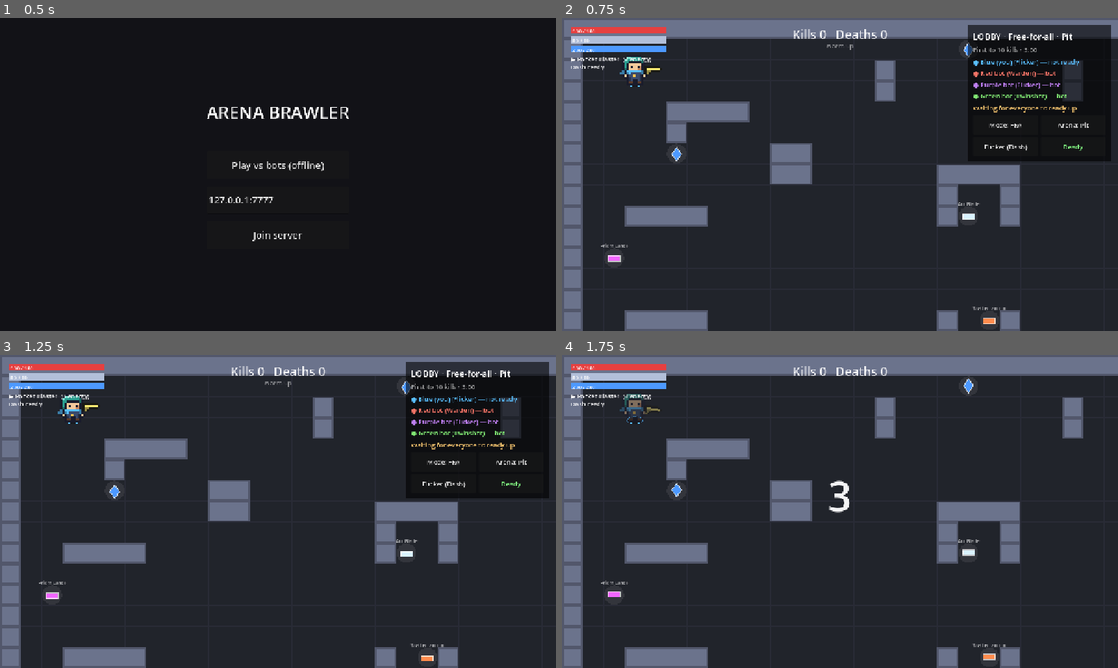
Above: before the commit, frames 1-4 (two rows, left to right).
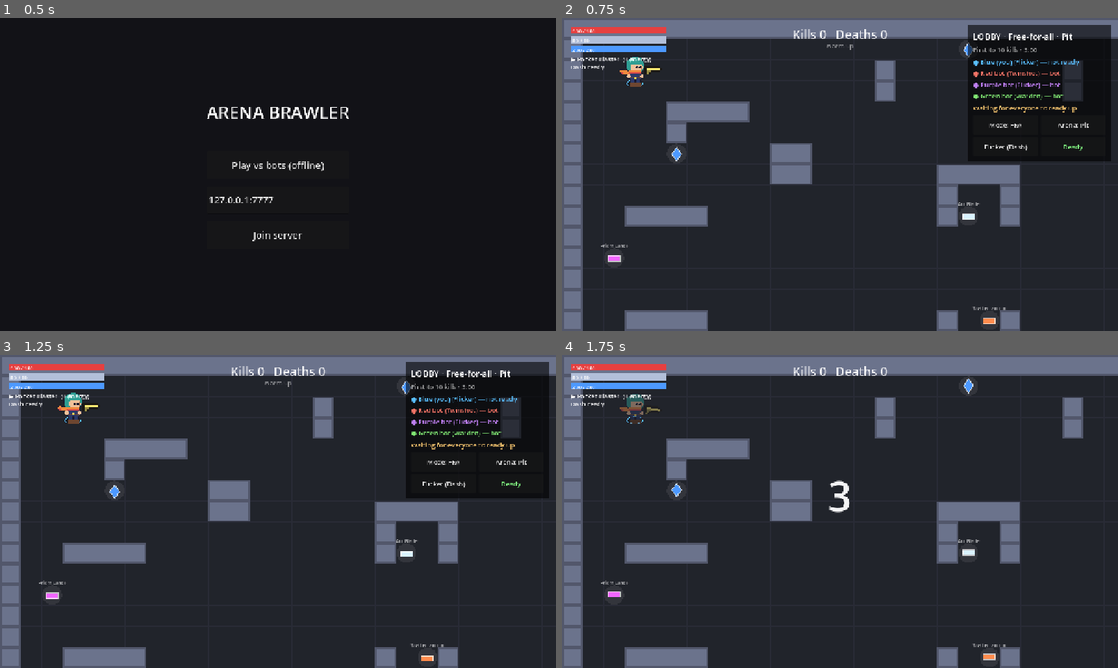
Above: after the commit, the same moments.

Repository: nathantau/arena-brawler
Game: Godot game, scene res://scenes/main.tscn
Same seed, same stepped clock (60 frames per second), same inputs: the game is played once before the commit and once after it.
Inputs:
- Up to frame 1 (0.5 s): no input
- Up to frame 2 (0.75 s): click "Play vs bots (offline)" at 0.5 s
- Up to frame 3 (1.25 s): no input
- Up to frame 4 (1.75 s): click "Ready" at 1.25 s

Frame 1 is identical in both runs. In frame 2, 0.4% of the frame differs, in the area x 10-91%, y 12-27%; in frame 3, 0.4%; in frame 4, 0.2%.

Commit message:
Pillow sprite generator: 64x64 character sheets as SpriteFrames
tools/sprites/generate.py (venv, Pillow 13.0.0) draws three original
characters from a shared 16-colour palette with an auto 1px outline:
4-frame idle bob + 2-frame hit flash per sheet in assets/sprites/.
CharacterData.sprite_sheet builds SpriteFrames for an AnimatedSprite2D
on the player (Nearest filtering). Also generates the app icon.

Co-Authored-By: Claude Opus 5.5 <noreply@anthropic.com>
Claude-Session: https://claude.ai/code/session_01J8LgTLVYzThXjNSRVhWqep

Diff:
--- a/data/characters/flicker.tres
+++ b/data/characters/flicker.tres
@@ -1,9 +1,11 @@
 [gd_resource type="Resource" script_class="CharacterData" format=3]
 
 [ext_resource type="Script" path="res://scripts/player/character_data.gd" id="1_cd"]
+[ext_resource type="Texture2D" path="res://assets/sprites/flicker.png" id="2_sheet"]
 
 [resource]
 script = ExtResource("1_cd")
+sprite_sheet = ExtResource("2_sheet")
 id = &"flicker"
 display_name = "Flicker"
 skill_name = "Dash"
--- a/data/characters/twinshot.tres
+++ b/data/characters/twinshot.tres
@@ -1,9 +1,11 @@
 [gd_resource type="Resource" script_class="CharacterData" format=3]
 
 [ext_resource type="Script" path="res://scripts/player/character_data.gd" id="1_cd"]
+[ext_resource type="Texture2D" path="res://assets/sprites/twinshot.png" id="2_sheet"]
 
 [resource]
 script = ExtResource("1_cd")
+sprite_sheet = ExtResource("2_sheet")
 id = &"twinshot"
 display_name = "Twinshot"
 skill_name = "Dual wield"
--- a/data/characters/warden.tres
+++ b/data/characters/warden.tres
@@ -1,9 +1,11 @@
 [gd_resource type="Resource" script_class="CharacterData" format=3]
 
 [ext_resource type="Script" path="res://scripts/player/character_data.gd" id="1_cd"]
+[ext_resource type="Texture2D" path="res://assets/sprites/warden.png" id="2_sheet"]
 
 [resource]
 script = ExtResource("1_cd")
+sprite_sheet = ExtResource("2_sheet")
 id = &"warden"
 display_name = "Warden"
 skill_name = "Barrier"
--- a/scripts/core/constants.gd
+++ b/scripts/core/constants.gd
@@ -68,6 +68,13 @@
 
 # --- Feedback ---
 const HIT_FLASH_TIME: float = 0.08
+## Character sprite sheets (tools/sprites/generate.py): 64 px frames, idle frames then hit-flash frames.
+const SPRITE_FRAME_SIZE: int = 64
+const SPRITE_IDLE_FRAMES: int = 4
+const SPRITE_HIT_FRAMES: int = 2
+const SPRITE_IDLE_FPS: float = 6.0
+## On-screen size of a sprite pixel (64 px art -> 80 px tall on a 720 px-high view).
+const SPRITE_SCALE: float = 1.25
 const HAPTIC_HIT_MS: int = 30
 const HAPTIC_KILL_MS: int = 60
 const HAPTIC_EXPLOSION_MS: int = 45
--- a/scripts/fx/pixel_sprites.gd
+++ b/scripts/fx/pixel_sprites.gd
@@ -1,112 +1,12 @@
 class_name PixelSprites
 extends RefCounted
-## Original 16x16 pixel-art characters and an 8x4 gun, built at runtime from the character
-## grids below (no image assets). Palette letter "A"/"a" is the owning player's colour, so
-## every fighter's scarf/plume/poncho shows who they are. Textures are cached per
-## (character, colour, frame). Purely cosmetic: never touched by the simulation.
+## The 8x4 gun sprite, built at runtime from the grid below and tinted with the weapon's
+## colour at draw time. (Characters are PNG sheets from tools/sprites/generate.py.)
 
-const SIZE: int = 16
 const SCALE: float = 5.0
 const GUN_W: int = 8
 const GUN_H: int = 4
-const ACCENT_DARKEN: float = 0.35
 
-enum Frame { IDLE, BOB, STEP_A, STEP_B }
-
-## Shared colours; per-character palettes override/extend these.
-const BASE_PALETTE: Dictionary[String, Color] = {
-	"K": Color("1a1c2c"), # outline
-	"F": Color("f4c99b"), # skin
-	"f": Color("c98b62"), # skin shade
-	"E": Color("1a1c2c"), # eye
-	"Y": Color("f2c14e"), # buckle
-	"G": Color("5b3a29"), # boots
-}
-
-## Each character: 9 head rows, 3 body rows, then legs from LEGS_*. Faces right.
-const CHARACTERS: Dictionary[StringName, Dictionary] = {
-	&"flicker": {
-		"palette": {
-			"H": Color("2a9d8f"), "h": Color("1d6b63"), "L": Color("7fe3d4"),
-			"B": Color("3a4a6b"), "b": Color("252f47"),
-		},
-		"rows": [
-			"................",
-			"....KKKKKKK.....",
-			"...KLLHHHHHK....",
-			"..KLHHHHHHHhK...",
-			"..KHHKKKKKKhK...",
-			"..KHKFFFFFFKK...",
-			"..KHKFEFFEfKK...",
-			"..KhKFFFFffKK...",
-			"..aKAAAAAAAaK...",
-			".aaKaABBBBBaK...",
-			"..KFKBBYBBbKFK..",
-			"...KKbBBBBbKK...",
-		],
-	},
-	&"warden": {
-		"palette": {
-			"M": Color("b8c0d4"), "m": Color("6f7a94"), "L": Color("eef2fa"),
-			"V": Color("7fe3d4"), "B": Color("6f7a94"), "b": Color("474f66"),
-			"G": Color("474f66"),
-		},
-		"rows": [
-			".....AAA........",
-			"....KAaKKKK.....",
-			"...KLMMMMMMK....",
-			"..KLMMMMMMMmK...",
-			"..KMMMMMMMMmK...",
-			"..KMKKKKKKKmK...",
-			"..KMKVKKKVKmK...",
-			"..KmMMMMMMmmK...",
-			"..KKmmmmmmmKK...",
-			".KMMKAAAAAKMMK..",
-			".KmMKAaYaAKMmK..",
-			"..KKKBBBBBKKK...",
-		],
-	},
-	&"twinshot": {
-		"palette": {
-			"H": Color("8a5a36"), "h": Color("5a3a22"),
-			"B": Color("4a5a78"), "b": Color("2f3a52"),
-		},
-		"rows": [
-			"................",
-			"................",
-			".....KKKKKK.....",
-			"....KHHHHHhK....",
-			"....KAAAAAaK....",
-			"..KKHHHHHHHhKK..",
-			".KhhhhhhhhhhhhK.",
-			"...KFFEFFEfK....",
-			"...KFFFFFffK....",
-			"..KAaAAAAAAaK...",
-			"..KFKAAYAAaKFK..",
-			"...KKbBBBBbKK...",
-		],
-	},
-}
-
-const LEGS_IDLE: Array[String] = [
-	"....KbBKKBbK....",
-	"....KGGKKGGK....",
-	"....KKKKKKKK....",
-]
-const LEGS_STEP_A: Array[String] = [
-	"...KbBK.KBbK....",
-	"...KGGK.KGGK....",
-	"...KKKK..KKK....",
-]
-const LEGS_STEP_B: Array[String] = [
-	"....KBbK.KbBK...",
-	"....KGGK.KGGK...",
-	"....KKK..KKKK...",
-]
-## Upper rows that bob down a pixel on BOB frames (legs stay planted).
-const UPPER_ROWS: int = 12
-
-## Light/dark gun body; tinted with the weapon's colour at draw time.
 const GUN_ROWS: Array[String] = [
 	"KKKKKKK.",
 	"KWWWWWWK",
@@ -114,57 +14,19 @@
 	"KwK.....",
 ]
 const GUN_PALETTE: Dictionary[String, Color] = {
-	"K": Color("1a1c2c"), "W": Color(1, 1, 1), "w": Color(0.6, 0.6, 0.6),
+	"K": Color("1b1a2e"), "W": Color(1, 1, 1), "w": Color(0.6, 0.6, 0.6),
 }
 
-static var _cache: Dictionary[String, ImageTexture] = {}
 static var _gun: ImageTexture
-
-
-static func character_texture(id: StringName, accent: Color, frame: Frame) -> ImageTexture:
-	var key: String = "%s:%s:%d" % [id, accent.to_html(), frame]
-	var tex: ImageTexture = _cache.get(key)
-	if tex == null:
-		tex = ImageTexture.create_from_image(build_character(id, accent, frame))
-		_cache[key] = tex
-	return tex
 
 
 static func gun_texture() -> ImageTexture:
 	if _gun == null:
-		_gun = ImageTexture.create_from_image(_paint(GUN_ROWS, GUN_PALETTE, GUN_W, GUN_H, 0, 0))
+		var img := Image.create(GUN_W, GUN_H, false, Image.FORMAT_RGBA8)
+		for y: int in GUN_ROWS.size():
+			for x: int in GUN_W:
+				var c: String = GUN_ROWS[y][x]
+				if GUN_PALETTE.has(c):
+					img.set_pixel(x, y, GUN_PALETTE[c])
+		_gun = ImageTexture.create_from_image(img)
 	return _gun
-
-
-static func build_character(id: StringName, accent: Color, frame: Frame) -> Image:
-	var def: Dictionary = CHARACTERS.get(id, CHARACTERS[&"flicker"])
-	var palette: Dictionary[String, Color] = BASE_PALETTE.duplicate()
-	palette.merge(def["palette"], true)
-	palette["A"] = accent
-	palette["a"] = accent.darkened(ACCENT_DARKEN)
-	var rows: Array[String] = []
-	rows.assign(def["rows"])
-	match frame:
-		Frame.STEP_A:
-			rows.append_array(LEGS_STEP_A)
-		Frame.STEP_B:
-			rows.append_array(LEGS_STEP_B)
-		_:
-			rows.append_array(LEGS_IDLE)
-	var bob: int = 1 if frame == Frame.BOB else 0
-	return _paint(rows, palette, SIZE, SIZE, bob, UPPER_ROWS)
-
-
-## Paints `rows` (one palette letter per pixel, "." = clear); rows above `shift_rows`
-## move down by `shift` pixels.
-static func _paint(rows: Array[String], palette: Dictionary, w: int, h: int, shift: int,
-		shift_rows: int) -> Image:
-	var img := Image.create(w, h, false, Image.FORMAT_RGBA8)
-	for y: int in rows.size():
-		var dy: int = shift if y < shift_rows else 0
-		var line: String = rows[y]
-		for x: int in mini(w, line.length()):
-			var c: String = line[x]
-			if palette.has(c) and y + dy < h:
-				img.set_pixel(x, y + dy, palette[c])
-	return img
--- a/scripts/player/character_data.gd
+++ b/scripts/player/character_data.gd
@@ -15,6 +15,10 @@
 @export var skill_cooldown: float = 1.8
 ## How long the skill stays active (dash burst, shield up, dual-wield window).
 @export var skill_duration: float = 0.16
+## Horizontal sheet from tools/sprites/generate.py: idle frames, then hit-flash frames.
+@export var sprite_sheet: Texture2D
+
+var _sprite_frames: SpriteFrames
 
 @export_group("Dash")
 @export var dash_speed: float = 950.0
@@ -28,3 +32,27 @@
 @export_group("Dual wield")
 ## Sideways offset of each gun's muzzle while dual-wielding.
 @export var dual_offset: float = 9.0
+
+
+## "idle" (looping bob) + "hit" (one-shot flash) animations cut from sprite_sheet; built once, shared.
+func sprite_frames() -> SpriteFrames:
+	if _sprite_frames != null:
+		return _sprite_frames
+	_sprite_frames = SpriteFrames.new()
+	_sprite_frames.remove_animation(&"default")
+	_add_animation(&"idle", 0, Constants.SPRITE_IDLE_FRAMES, Constants.SPRITE_IDLE_FPS, true)
+	_add_animation(&"hit", Constants.SPRITE_IDLE_FRAMES, Constants.SPRITE_HIT_FRAMES,
+		Constants.SPRITE_HIT_FRAMES / Constants.HIT_FLASH_TIME, false)
+	return _sprite_frames
+
+
+func _add_animation(anim: StringName, first: int, count: int, fps: float, loop: bool) -> void:
+	_sprite_frames.add_animation(anim)
+	_sprite_frames.set_animation_speed(anim, fps)
+	_sprite_frames.set_animation_loop(anim, loop)
+	var size: int = Constants.SPRITE_FRAME_SIZE
+	for i: int in count:
+		var frame := AtlasTexture.new()
+		frame.atlas = sprite_sheet
+		frame.region = Rect2((first + i) * size, 0, size, size)
+		_sprite_frames.add_frame(anim, frame)
--- a/scripts/player/player.gd
+++ b/scripts/player/player.gd
@@ -23,12 +23,10 @@
 const GUN_RECOIL_PX: float = 4.0
 const RECOIL_TIME: float = 0.06
 const INVULN_ALPHA: float = 0.45
-## Modulate > 1 pushes the sprite towards white for the hit flash.
-const HIT_FLASH_MODULATE: Color = Color(4, 4, 4)
 const BAR_WIDTH: float = 40.0
 const BAR_HEIGHT: float = 4.0
 const BAR_GAP: float = 2.0
-const BAR_OFFSET_Y: float = 10.0
+const BAR_OFFSET_Y: float = 20.0
 const RING_WIDTH: float = 2.0
 const TARGET_RING_PAD: float = 8.0
 const DUAL_GLOW_PAD: float = 3.0
@@ -41,13 +39,6 @@
 const COLOR_ARMOR: Color = Color(0.7, 0.75, 0.85)
 const COLOR_BAR_BG: Color = Color(0, 0, 0, 0.5)
 const COLOR_TARGET: Color = Color(1, 0.3, 0.3, 0.9)
-## Walk cycle: sprite frames per second, and the on-screen speed (px/s) that counts as walking.
-const WALK_FPS: float = 10.0
-const IDLE_FPS: float = 2.0
-const WALK_MIN_SPEED: float = 30.0
-const WALK_CYCLE: Array[PixelSprites.Frame] = [
-	PixelSprites.Frame.STEP_A, PixelSprites.Frame.BOB, PixelSprites.Frame.STEP_B, PixelSprites.Frame.BOB,
-]
 
 var player_id: int = 0
 var color_index: int = 0
@@ -81,9 +72,9 @@
 var _prev_swap: bool = false
 var _hit_flash: float = 0.0
 var _recoil: float = 0.0
-var _anim_time: float = 0.0
-var _walking: bool = false
-var _last_draw_pos: Vector2 = Vector2.ZERO
+var _sprite := AnimatedSprite2D.new()
+## Drawn after the sprite: the gun when it's in front of the body, and health bars.
+var _overlay := Node2D.new()
 
 
 func setup(id: int, p_color_index: int, color: Color, weapons: Array[WeaponData], ctrl: PlayerController,
@@ -107,6 +98,11 @@
 	_shield.owner_id = id
 	_shield.color = color
 	add_child(_shield)
+	_sprite.texture_filter = CanvasItem.TEXTURE_FILTER_NEAREST
+	_sprite.scale = Vector2.ONE * Constants.SPRITE_SCALE
+	add_child(_sprite)
+	_overlay.draw.connect(_draw_overlay)
+	add_child(_overlay)
 	set_character(p_character)
 
 
@@ -116,6 +112,8 @@
 	stats = PlayerStats.new(data.max_hp, data.max_armor, data.max_energy)
 	skill = CharacterSkill.new(data)
 	_shield.sync(skill, dead)
+	_sprite.sprite_frames = data.sprite_frames()
+	_sprite.play(&"idle")
 
 
 func _physics_process(delta: float) -> void:
@@ -131,12 +129,14 @@
 	_hit_flash = maxf(0.0, _hit_flash - delta)
 	_recoil = maxf(0.0, _recoil - delta)
 	visual_offset *= exp(-Constants.CORRECTION_DECAY * delta)
-	# Animate from on-screen movement so remote (interpolated) players walk too.
-	var moved: float = global_position.distance_to(_last_draw_pos)
-	_last_draw_pos = global_position
-	_walking = delta > 0.0 and moved / delta > WALK_MIN_SPEED
-	_anim_time += delta
+	var anim: StringName = &"hit" if _hit_flash > 0.0 else &"idle"
+	if _sprite.animation != anim:
+		_sprite.play(anim)
+	_sprite.position = visual_offset
+	_sprite.flip_h = facing.x < 0.0
+	_sprite.modulate.a = INVULN_ALPHA if stats.is_invulnerable() else 1.0
 	queue_redraw()
+	_overlay.queue_redraw()
 
 
 ## Advance this player by one input. `replay` = re-simulating already-predicted inputs
@@ -318,14 +318,10 @@
 	return true
 
 
+## Ground layer (under the sprite child): shadow, player-colour foot ring, rings, gun when aiming up.
 func _draw() -> void:
 	var r: float = Constants.PLAYER_RADIUS
-	var flip: float = -1.0 if facing.x < 0.0 else 1.0
 	var gun_color: Color = loadout.active().data.color
-	var tint: Color = HIT_FLASH_MODULATE if _hit_flash > 0.0 else Color.WHITE
-	if stats.is_invulnerable():
-		tint.a = INVULN_ALPHA
-	# Ground layer: shadow + player-colour foot ring (+ dual-wield glow, target ring).
 	draw_set_transform(visual_offset + Vector2(0.0, FOOT_RING_Y), 0.0, Vector2(1.0, FOOT_RING_SQUASH))
 	draw_circle(Vector2.ZERO, r, SHADOW_COLOR)
 	draw_arc(Vector2.ZERO, r, 0.0, TAU, CIRCLE_SEGMENTS, display_color, RING_WIDTH)
@@ -333,53 +329,46 @@
 		draw_arc(Vector2.ZERO, r + DUAL_GLOW_PAD, 0.0, TAU, CIRCLE_SEGMENTS, gun_color, RING_WIDTH)
 	if targeted:
 		draw_arc(Vector2.ZERO, r + TARGET_RING_PAD, 0.0, TAU, CIRCLE_SEGMENTS, COLOR_TARGET, RING_WIDTH)
-	# Guns behind the body when aiming up, in front otherwise.
-	var guns_behind: bool = facing.y < 0.0
-	if guns_behind:
-		_draw_guns(gun_color, tint)
-	var tex: Texture2D = PixelSprites.character_texture(character.id, display_color, _anim_frame())
-	var scale_px: float = PixelSprites.SCALE
-	draw_set_transform(visual_offset, 0.0, Vector2(scale_px * flip, scale_px))
-	draw_texture(tex, -tex.get_size() * 0.5, tint)
-	if not guns_behind:
-		_draw_guns(gun_color, tint)
-	draw_set_transform(visual_offset)
+	if facing.y < 0.0:
+		_draw_guns(self)
+
+
+func _draw_overlay() -> void:
+	if facing.y >= 0.0:
+		_draw_guns(_overlay)
+	_overlay.draw_set_transform(visual_offset)
 	if not is_local:
-		_draw_bars(r)
-
-
-func _anim_frame() -> PixelSprites.Frame:
-	if _walking:
-		return WALK_CYCLE[int(_anim_time * WALK_FPS) % WALK_CYCLE.size()]
-	return PixelSprites.Frame.BOB if int(_anim_time * IDLE_FPS) % 2 == 1 else PixelSprites.Frame.IDLE
-
-
-func _draw_guns(gun_color: Color, tint: Color) -> void:
+		_draw_bars(Constants.PLAYER_RADIUS)
+
+
+func _draw_guns(ci: CanvasItem) -> void:
 	if skill.is_dual_wielding():
 		var side: Vector2 = facing.orthogonal() * character.dual_offset
-		_draw_gun(side, gun_color, tint)
-		_draw_gun(-side, gun_color, tint)
+		_draw_gun(ci, side)
+		_draw_gun(ci, -side)
 	else:
-		_draw_gun(Vector2.ZERO, gun_color, tint)
-
-
-func _draw_gun(offset: Vector2, gun_color: Color, tint: Color) -> void:
+		_draw_gun(ci, Vector2.ZERO)
+
+
+func _draw_gun(ci: CanvasItem, offset: Vector2) -> void:
 	var gun: Texture2D = PixelSprites.gun_texture()
 	var recoil_px: float = GUN_RECOIL_PX * (_recoil / RECOIL_TIME)
 	var pos: Vector2 = visual_offset + offset + facing * (GUN_HOLD_DISTANCE - recoil_px)
 	# Mirror vertically when aiming left so the grip stays below the barrel.
 	var flip_v: float = -1.0 if facing.x < 0.0 else 1.0
 	var scale_px: float = PixelSprites.SCALE
-	draw_set_transform(pos, facing.angle(), Vector2(scale_px, scale_px * flip_v))
-	draw_texture(gun, Vector2(0.0, -gun.get_size().y * 0.5), gun_color * tint)
+	var color: Color = loadout.active().data.color
+	color.a = _sprite.modulate.a
+	ci.draw_set_transform(pos, facing.angle(), Vector2(scale_px, scale_px * flip_v))
+	ci.draw_texture(gun, Vector2(0.0, -gun.get_size().y * 0.5), color)
 
 
 func _draw_bars(r: float) -> void:
 	var top_left := Vector2(-BAR_WIDTH * 0.5, -r - BAR_OFFSET_Y - BAR_HEIGHT * 2.0 - BAR_GAP)
 	var armor_frac: float = float(stats.armor) / float(maxi(1, stats.max_armor))
 	var hp_frac: float = float(stats.hp) / float(maxi(1, stats.max_hp))
-	draw_rect(Rect2(top_left, Vector2(BAR_WIDTH, BAR_HEIGHT)), COLOR_BAR_BG)
-	draw_rect(Rect2(top_left, Vector2(BAR_WIDTH * armor_frac, BAR_HEIGHT)), COLOR_ARMOR)
+	_overlay.draw_rect(Rect2(top_left, Vector2(BAR_WIDTH, BAR_HEIGHT)), COLOR_BAR_BG)
+	_overlay.draw_rect(Rect2(top_left, Vector2(BAR_WIDTH * armor_frac, BAR_HEIGHT)), COLOR_ARMOR)
 	var hp_pos: Vector2 = top_left + Vector2(0.0, BAR_HEIGHT + BAR_GAP)
-	draw_rect(Rect2(hp_pos, Vector2(BAR_WIDTH, BAR_HEIGHT)), COLOR_BAR_BG)
-	draw_rect(Rect2(hp_pos, Vector2(BAR_WIDTH * hp_frac, BAR_HEIGHT)), COLOR_HP)
+	_overlay.draw_rect(Rect2(hp_pos, Vector2(BAR_WIDTH, BAR_HEIGHT)), COLOR_BAR_BG)
+	_overlay.draw_rect(Rect2(hp_pos, Vector2(BAR_WIDTH * hp_frac, BAR_HEIGHT)), COLOR_HP)
--- a/tools/make_icon.gd
+++ /dev/null
@@ -1,21 +0,0 @@
-extends SceneTree
-## Renders the app icon (assets/icon.png, 1024x1024) from the Flicker sprite.
-## Run: godot --path . --headless --script tools/make_icon.gd
-
-const ICON_SIZE: int = 1024
-const GRID: int = 20
-const BG_TOP: Color = Color("2b2e40")
-const BG_BOTTOM: Color = Color("16182a")
-const ACCENT: Color = Color("ff4d6d")
-
-
-func _init() -> void:
-	var small := Image.create(GRID, GRID, false, Image.FORMAT_RGBA8)
-	for y: int in GRID:
-		small.fill_rect(Rect2i(0, y, GRID, 1), BG_TOP.lerp(BG_BOTTOM, float(y) / (GRID - 1)))
-	var sprite: Image = PixelSprites.build_character(&"flicker", ACCENT, PixelSprites.Frame.IDLE)
-	small.blend_rect(sprite, Rect2i(0, 0, PixelSprites.SIZE, PixelSprites.SIZE), Vector2i(2, 2))
-	small.resize(ICON_SIZE, ICON_SIZE, Image.INTERPOLATE_NEAREST)
-	small.convert(Image.FORMAT_RGB8) # App Store icons must not have alpha.
-	small.save_png("res://assets/icon.png")
-	quit()
Binary file changed: assets/icon.png
Binary file added: assets/sprites/flicker.png
Not shown, added: assets/sprites/flicker.png.import
Binary file added: assets/sprites/twinshot.png
Not shown, added: assets/sprites/twinshot.png.import
Binary file added: assets/sprites/warden.png
Not shown, added: assets/sprites/warden.png.import
Not shown, removed: tools/make_icon.gd.uid
Not shown, added: tools/sprites/.gdignore
Not shown, added: tools/sprites/requirements.txt
Not shown, changed: .gitignore
Not shown, changed: CLAUDE.md
(and 2 more such lines)
